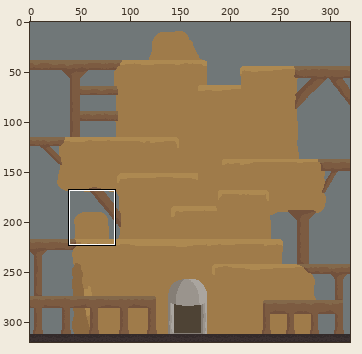
Sprite sheet: machine/machine.png. Above, an overview of the earlier version with the close-up marked.
Close-up. Old version:
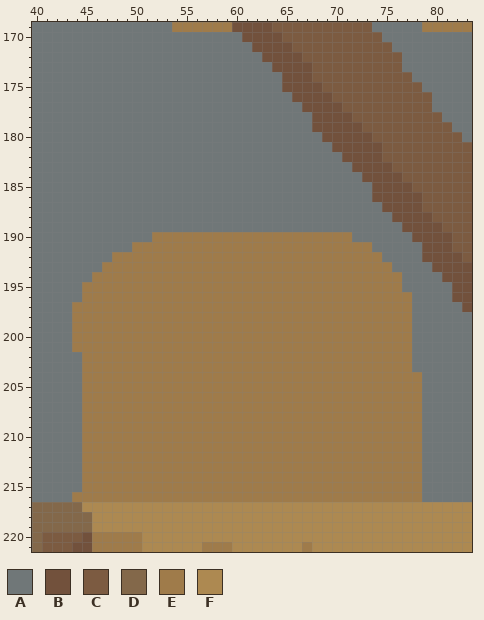
The file is 320x320 pixels. Shown: x 40..83, y 169..221. The commit also changed other parts of the picture, which this record leaves out.
Palette (. is transparent): A #707778  B #72513c  C #7c5b41  D #83684a  E #9f7b4a  F #ad8951
Pixels before, first column x 40:
169 AAAAAAAAAAAAAAEEEEEEBBBBCCCCCCCCCCAAAAAEEEEE
170 AAAAAAAAAAAAAAAAAAAAABBBBCCCCCCCCCCAAAAAAAAA
171 AAAAAAAAAAAAAAAAAAAAAABBBBCCCCCCCCCCAAAAAAAA
172 AAAAAAAAAAAAAAAAAAAAAAABBBBCCCCCCCCCCAAAAAAA
173 AAAAAAAAAAAAAAAAAAAAAAAABBBBCCCCCCCCCAAAAAAA
174 AAAAAAAAAAAAAAAAAAAAAAAAABBBCCCCCCCCCCAAAAAA
175 AAAAAAAAAAAAAAAAAAAAAAAAABBBBCCCCCCCCCCAAAAA
176 AAAAAAAAAAAAAAAAAAAAAAAAAABBBBCCCCCCCCCCAAAA
177 AAAAAAAAAAAAAAAAAAAAAAAAAAABBBBCCCCCCCCCAAAA
178 AAAAAAAAAAAAAAAAAAAAAAAAAAAABBBBCCCCCCCCCAAA
179 AAAAAAAAAAAAAAAAAAAAAAAAAAAABBBBBCCCCCCCCCAA
180 AAAAAAAAAAAAAAAAAAAAAAAAAAAAABBBBBCCCCCCCCCA
181 AAAAAAAAAAAAAAAAAAAAAAAAAAAAAABBBBBCCCCCCCCC
182 AAAAAAAAAAAAAAAAAAAAAAAAAAAAAAABBBBCCCCCCCCC
183 AAAAAAAAAAAAAAAAAAAAAAAAAAAAAAAABBBBCCCCCCCC
184 AAAAAAAAAAAAAAAAAAAAAAAAAAAAAAAAABBBBCCCCCCC
185 AAAAAAAAAAAAAAAAAAAAAAAAAAAAAAAAAABBBBCCCCCC
186 AAAAAAAAAAAAAAAAAAAAAAAAAAAAAAAAAABBBBBCCCCC
187 AAAAAAAAAAAAAAAAAAAAAAAAAAAAAAAAAAABBBBCCCCC
188 AAAAAAAAAAAAAAAAAAAAAAAAAAAAAAAAAAAABBBBCCCC
189 AAAAAAAAAAAAAAAAAAAAAAAAAAAAAAAAAAAAABBBBCCC
190 AAAAAAAAAAAAEEEEEEEEEEEEEEEEEEEEAAAAAABBBBCC
191 AAAAAAAAAAEEEEEEEEEEEEEEEEEEEEEEEEAAAAABBBCC
192 AAAAAAAAEEEEEEEEEEEEEEEEEEEEEEEEEEEAAAABBBBC
193 AAAAAAAEEEEEEEEEEEEEEEEEEEEEEEEEEEEEAAAABBBB
194 AAAAAAEEEEEEEEEEEEEEEEEEEEEEEEEEEEEEEAAAABBB
195 AAAAAEEEEEEEEEEEEEEEEEEEEEEEEEEEEEEEEAAAAABB
196 AAAAAEEEEEEEEEEEEEEEEEEEEEEEEEEEEEEEEEAAAABB
197 AAAAEEEEEEEEEEEEEEEEEEEEEEEEEEEEEEEEEEAAAAAB
198 AAAAEEEEEEEEEEEEEEEEEEEEEEEEEEEEEEEEEEAAAAAA
199 AAAAEEEEEEEEEEEEEEEEEEEEEEEEEEEEEEEEEEAAAAAA
200 AAAAEEEEEEEEEEEEEEEEEEEEEEEEEEEEEEEEEEAAAAAA
201 AAAAEEEEEEEEEEEEEEEEEEEEEEEEEEEEEEEEEEAAAAAA
202 AAAAAEEEEEEEEEEEEEEEEEEEEEEEEEEEEEEEEEAAAAAA
203 AAAAAEEEEEEEEEEEEEEEEEEEEEEEEEEEEEEEEEAAAAAA
204 AAAAAEEEEEEEEEEEEEEEEEEEEEEEEEEEEEEEEEEAAAAA
205 AAAAAEEEEEEEEEEEEEEEEEEEEEEEEEEEEEEEEEEAAAAA
206 AAAAAEEEEEEEEEEEEEEEEEEEEEEEEEEEEEEEEEEAAAAA
207 AAAAAEEEEEEEEEEEEEEEEEEEEEEEEEEEEEEEEEEAAAAA
208 AAAAAEEEEEEEEEEEEEEEEEEEEEEEEEEEEEEEEEEAAAAA
209 AAAAAEEEEEEEEEEEEEEEEEEEEEEEEEEEEEEEEEEAAAAA
210 AAAAAEEEEEEEEEEEEEEEEEEEEEEEEEEEEEEEEEEAAAAA
211 AAAAAEEEEEEEEEEEEEEEEEEEEEEEEEEEEEEEEEEAAAAA
212 AAAAAEEEEEEEEEEEEEEEEEEEEEEEEEEEEEEEEEEAAAAA
213 AAAAAEEEEEEEEEEEEEEEEEEEEEEEEEEEEEEEEEEAAAAA
214 AAAAAEEEEEEEEEEEEEEEEEEEEEEEEEEEEEEEEEEAAAAA
215 AAAAAEEEEEEEEEEEEEEEEEEEEEEEEEEEEEEEEEEAAAAA
216 AAAAEEEEEEEEEEEEEEEEEEEEEEEEEEEEEEEEEEEAAAAA
217 DDDDDFFFFFFFFFFFFFFFFFFFFFFFFFFFFFFFFFFFFFFF
218 DDDDDDFFFFFFFFFFFFFFFFFFFFFFFFFFFFFFFFFFFFFF
219 DDDDDDFFFFFFFFFFFFFFFFFFFFFFFFFFFFFFFFFFFFFF
220 DCCCCBEEEEEFFFFFFFFFFFFFFFFFFFFFFFFFFFFFFFFF
221 DCCCBBEEEEEFFFFFFEEEFFFFFFFEFFFFFFFFFFFFFFFF
Now the later version:
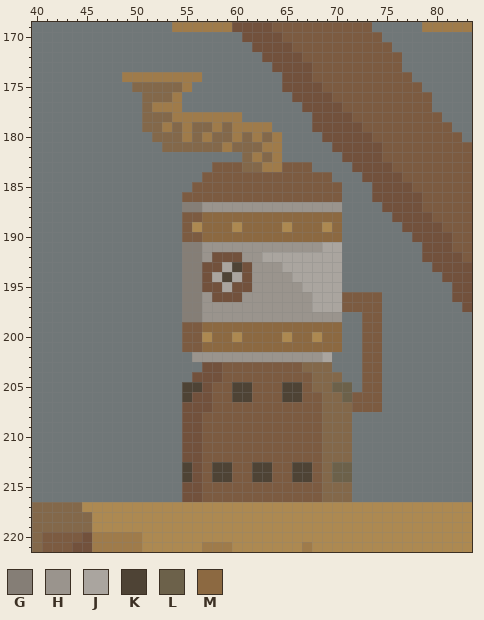
Colours new in this view: G #857e76  H #9a948d  J #aaa59f  K #4e4335  L #6c614a  M #8c6941
Edits made:
Changed rows in their new state; - is an unchanged pixel.
first column x 44:
174 -----EEEEEEEE----------------------
175 ------DDDDDE-----------------------
176 -------DDDE------------------------
177 -------DEEE------------------------
178 -------DDDEEEEEEE------------------
179 -------DDEDEDDEDEEEE---------------
180 --------DDDEDEDDEDEDE--------------
181 ---------DDDDDDEDDDEE--------------
182 -----------------DEDE--------------
183 --------------CCCDDEECCC-----------
184 -------------CCCCCCCCCCCCC---------
185 ------------CCCCCCCCCCCCCCC--------
186 -----------CCCCCCCCCCCCCCCC--------
187 -----------GGHHHHHHHHHHHHHH--------
188 -----------CCMMMMMMMMMMMMMM--------
189 -----------CFMMMFMMMMFMMMFM--------
190 --------AAACCMMMMMMMMMMMMMMA-------
191 ------AAAAAGGHHHHHHHHHHHHJJAAA-----
192 ----AAAAAAAGGHBBBHHJJJJJJJJAAAA----
193 ---AAAAAAAAGGBBJKBHHHJJJJJJAAAAA---
194 --AAAAAAAAAGGBJKJBHHHHJJJJJAAAAAA--
195 -AAAAAAAAAAGGBBJBBHHHHHJJJJAAAAAA--
196 -AAAAAAAAAAGGHBBBHHHHHHHJJJCCCCAAA-
197 AAAAAAAAAAAGGHHHHHHHHHHHJJJCCCCAAA-
198 AAAAAAAAAAAGGHHHHHHHHHHHHHHAACCAAA-
199 AAAAAAAAAAACCMMMMMMMMMMMMMMAACCAAA-
200 AAAAAAAAAAACCFMMFMMMMFMMFMMAACCAAA-
201 AAAAAAAAAAACCMMMMMMMMMMMMMMAACCAAA-
202 -AAAAAAAAAAAHHHHHHHHHHHHHJAAACCAAA-
203 -AAAAAAAAAAAABBCCCCCCCCDDDAAACCAAA-
204 -AAAAAAAAAAABBBCCCCCCCCCDDDAACCAAAA
205 -AAAAAAAAAAKKBCCKKCCCKKCDDLLACCAAAA
206 -AAAAAAAAAAKBBCCKKCCCKKCCDDLCCCAAAA
207 -AAAAAAAAAABBBCCCCCCCCCCCDDDCCCAAAA
208 -AAAAAAAAAABBCCCCCCCCCCCCDDDAAAAAAA
209 -AAAAAAAAAABBCCCCCCCCCCCCDDDAAAAAAA
210 -AAAAAAAAAABBCCCCCCCCCCCCDDDAAAAAAA
211 -AAAAAAAAAABBCCCCCCCCCCCCDDDAAAAAAA
212 -AAAAAAAAAABBCCCCCCCCCCCCDDDAAAAAAA
213 -AAAAAAAAAAKBCKKCCKKCCKKCDLLAAAAAAA
214 -AAAAAAAAAAKBCKKCCKKCCKKCDLLAAAAAAA
215 -AAAAAAAAAABBCCCCCCCCCCCCDDDAAAAAAA
216 AAAAAAAAAAABBCCCCCCCCCCCCDDDAAAAAAA
Changed places in both close-ups, as pixel boxes (x1, y1, x2, y2):
changed: (72, 72, 422, 502)
